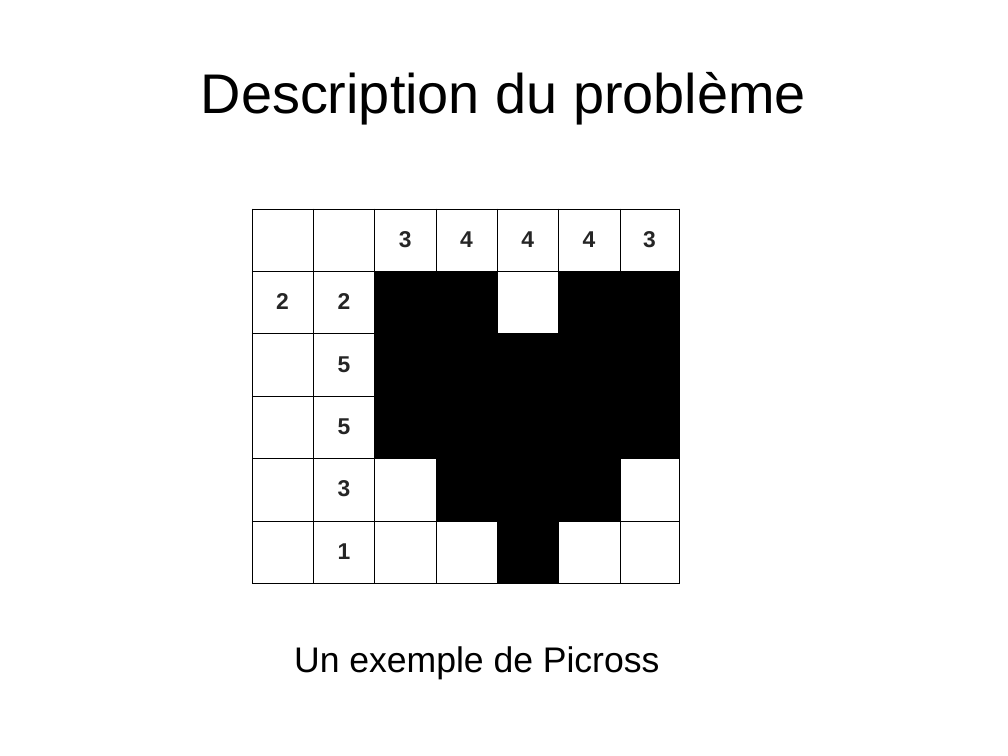
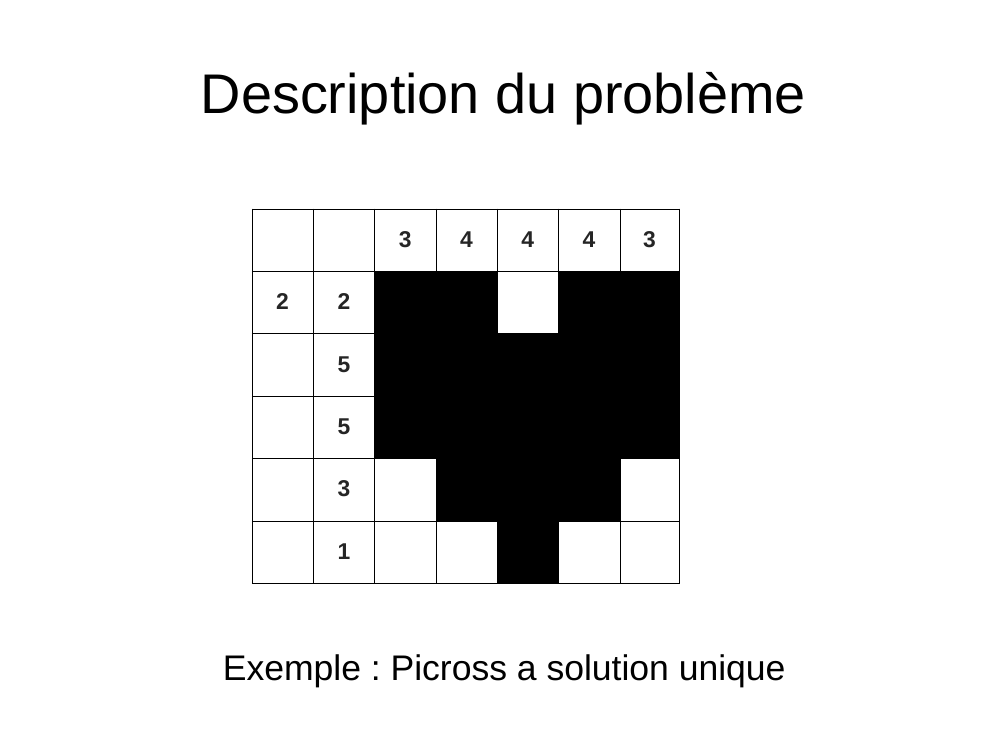
Before and after one commit to benaisc/Picross, a slide deck: slide 8 of Picross.odp (slide 7 before the commit). Drawn at 1008x756 pixels with LibreOffice and Linux fonts; fonts in the diff are those of the drawing. Boxes give left, top, right and bottom in pixels: in the first picture for what was removed or moved away, otherwise in the second. Text is boxed around its words. In the diff, an @@ line names an element or a change of style, - is before the commit and + after.

```diff
--- a/Picross.odp
+++ b/Picross.odp
@@ text at [223,654,786,687]: text changed @@
-Un exemple de Picross
+Exemple : Picross a solution unique
```
Also in this commit, not shown: 5 other slides changed, 3 slides added, 4 other files.
